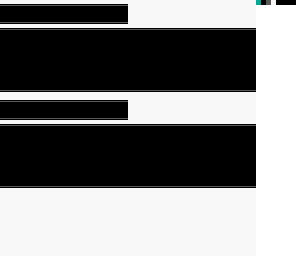
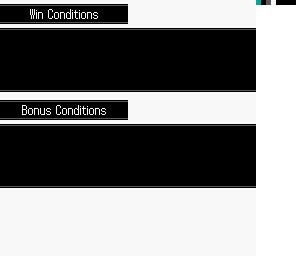
Layered file, before and after one edit (296x256). Changes by layer:
added layer "Layer 2" above "Layer 1" over left=22, top=9, right=106, bottom=115
painted on "Layer 1" over left=22, top=9, right=106, bottom=115
